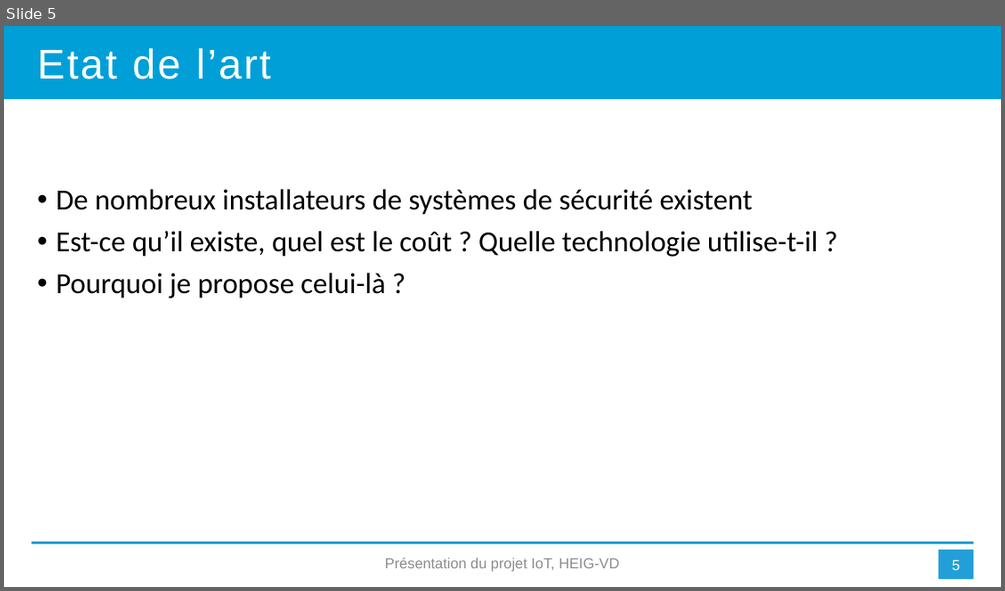
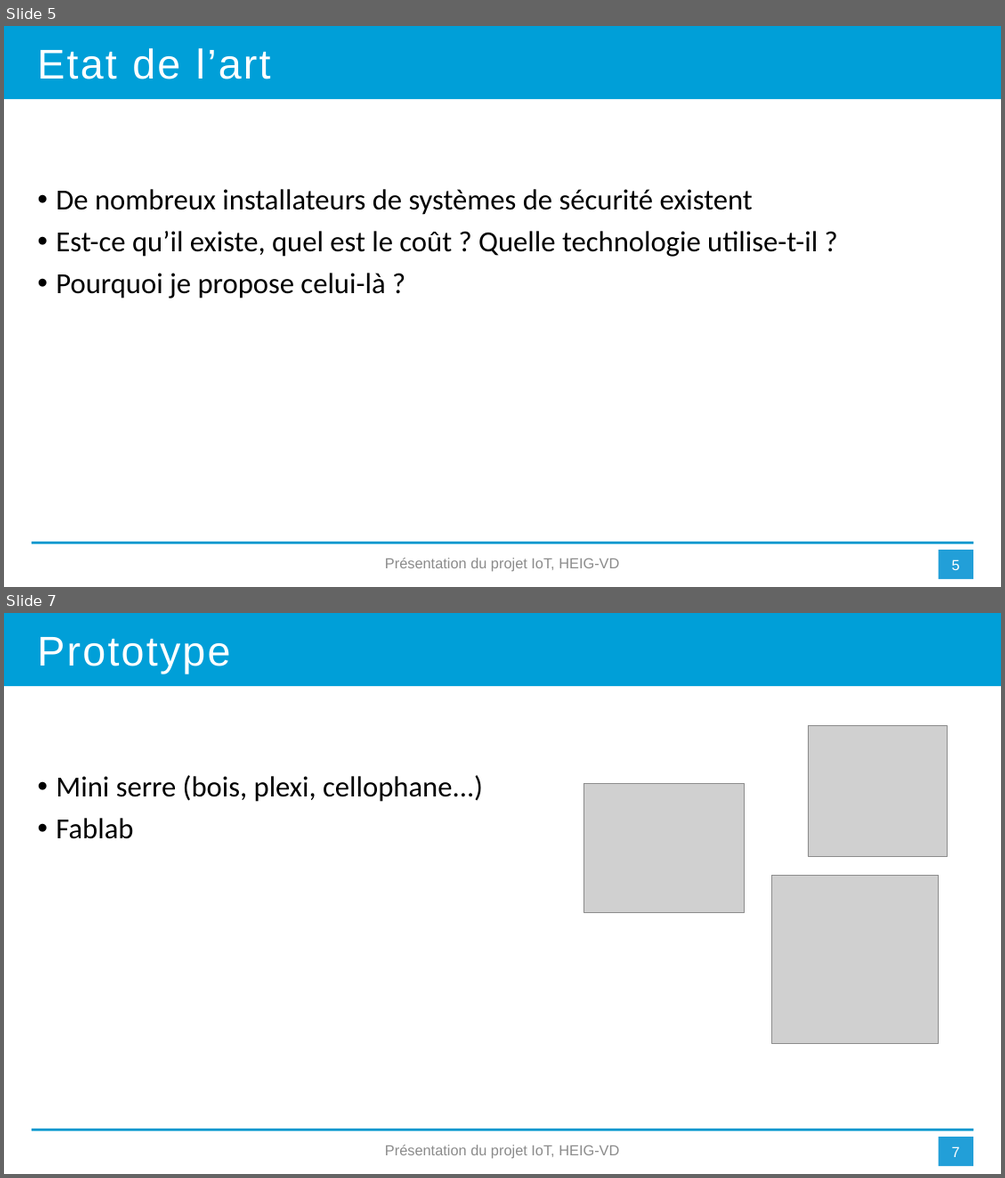
Before and after one commit to MehSalhi/IOT-Project, a slide deck: Projet_Presentation.pptx. Shown one above the other, each under a label of ours: slide 5 before the commit, slides 5 and 7 after it; the slides between them are not shown. The pictures are 1005x591 and 1005x1178 pixels, drawn with LibreOffice and Linux fonts; fonts in the diff are those of the drawing; grey boxes stand for pictures. Boxes give left, top, right and bottom in pixels: in the first picture for what was removed or moved away, otherwise in the second. Text is boxed around its words. In the diff, an @@ line names an element or a change of style, - is before the commit and + after.

```diff
--- a/Projet_Presentation.pptx
+++ b/Projet_Presentation.pptx
@@ slide 7 added at box(4, 613, 1001, 1174), background #FFFFFF @@
@@ rectangle added at box(4, 613, 1001, 686), fill #009FD8 @@
@@ text added at box(37, 637, 230, 674), 40 pt, text #FFFFFF @@
+Prototype
@@ picture added at box(808, 725, 947, 856) @@
@@ text added at box(56, 775, 483, 839), 28 pt, text #000000 @@
+• Mini serre (bois, plexi, cellophane...)
+• Fablab
@@ picture added at box(583, 784, 744, 912) @@
@@ picture added at box(772, 875, 938, 1043) @@
@@ line added from (32, 1130) to (974, 1130), #0097CE 2.25 pt @@
@@ text added at box(385, 1144, 619, 1158), 14 pt, text #8B8B8B @@
+Présentation du projet IoT, HEIG-VD
@@ page number added at box(938, 1136, 974, 1166), fill #229FD8, 14 pt, text #FFFFFF @@
+7
```
Also in this commit, not shown: 5 other slides changed, 1 other slide added.
